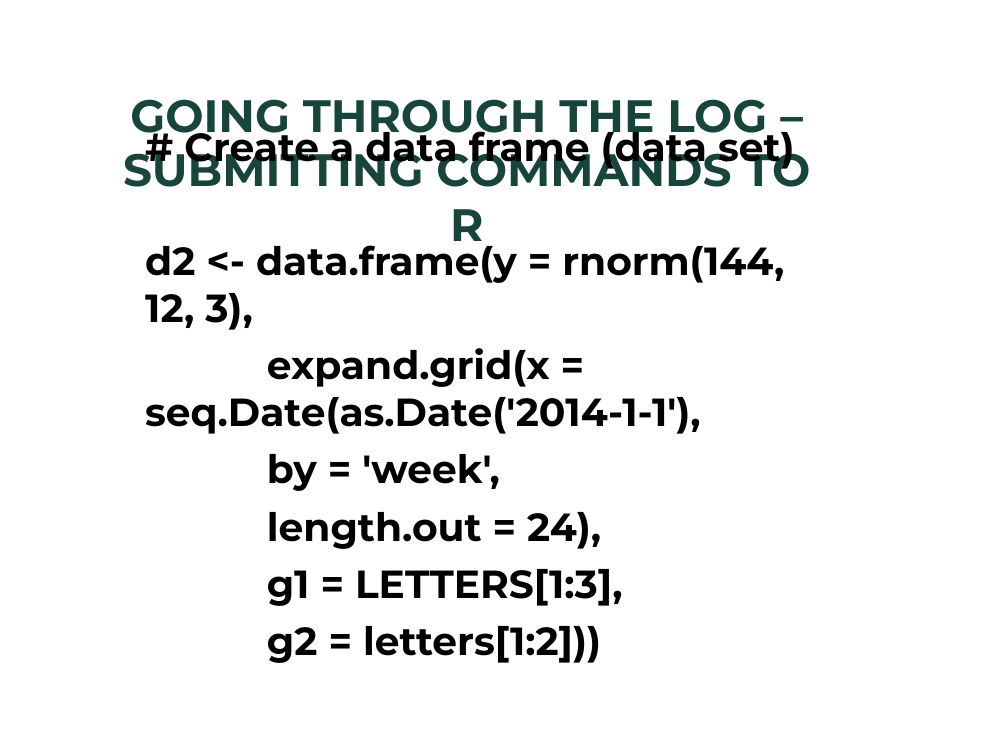
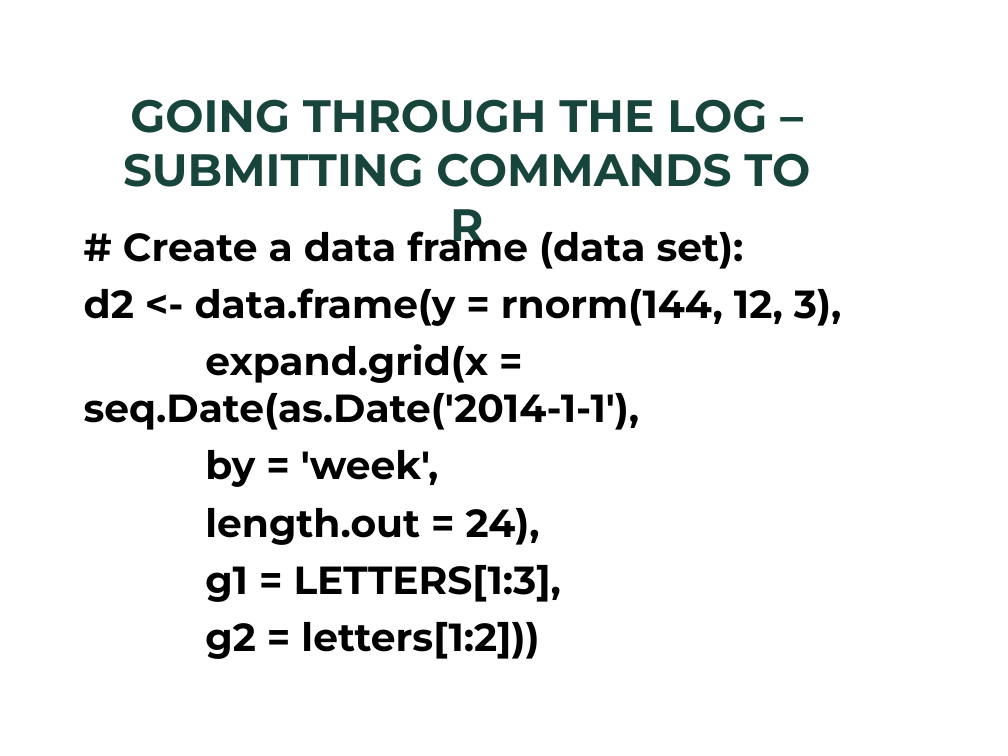
Before and after one commit to BarryDeCicco/SASandRandSAS, a slide deck: slide 18 of Presentations/SAS and R and SAS (MiSUG, 2021_08_25, CSTAT Layout).pptx. Drawn at 1008x756 pixels with LibreOffice and Linux fonts; fonts in the diff are those of the drawing; background and template pictures are left out. Boxes give left, top, right and bottom in pixels: in the first picture for what was removed or moved away, otherwise in the second. Text is boxed around its words. In the diff, an @@ line names an element or a change of style, - is before the commit and + after.

```diff
--- a/Presentations/SAS and R and SAS (MiSUG, 2021_08_25, CSTAT Layout).pptx
+++ b/Presentations/SAS and R and SAS (MiSUG, 2021_08_25, CSTAT Layout).pptx
@@ text "# Create a data frame ..." moved from (x1=145, y1=123, x2=795, y2=663) to (x1=84, y1=223, x2=841, y2=659) @@
@@ text at (x1=123, y1=223, x2=744, y2=269): text changed @@
-# Create a data frame (data set)
+# Create a data frame (data set):
```
Also in this commit, not shown: 7 other slides changed, 1 slide added, 1 slide removed, 1 other file.
